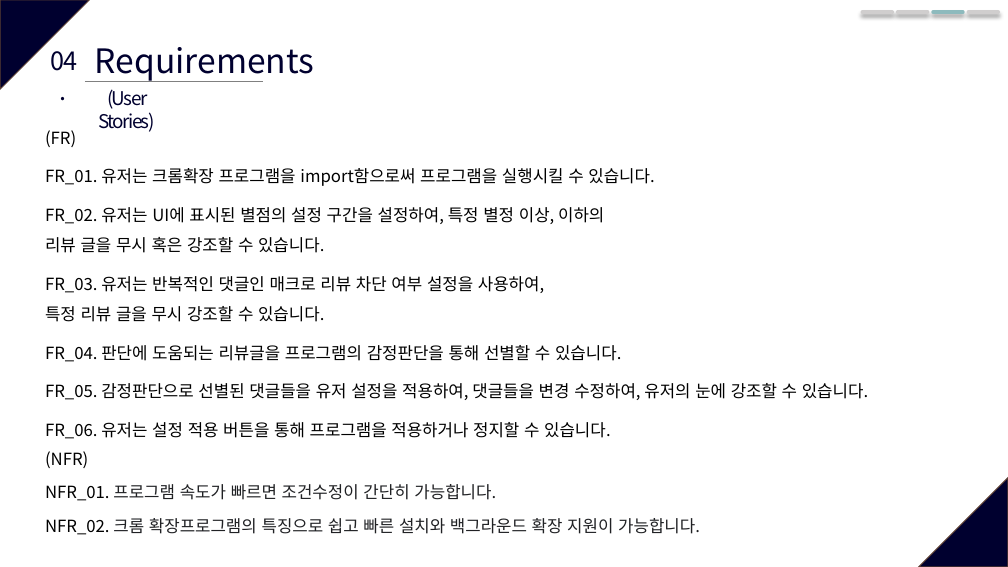
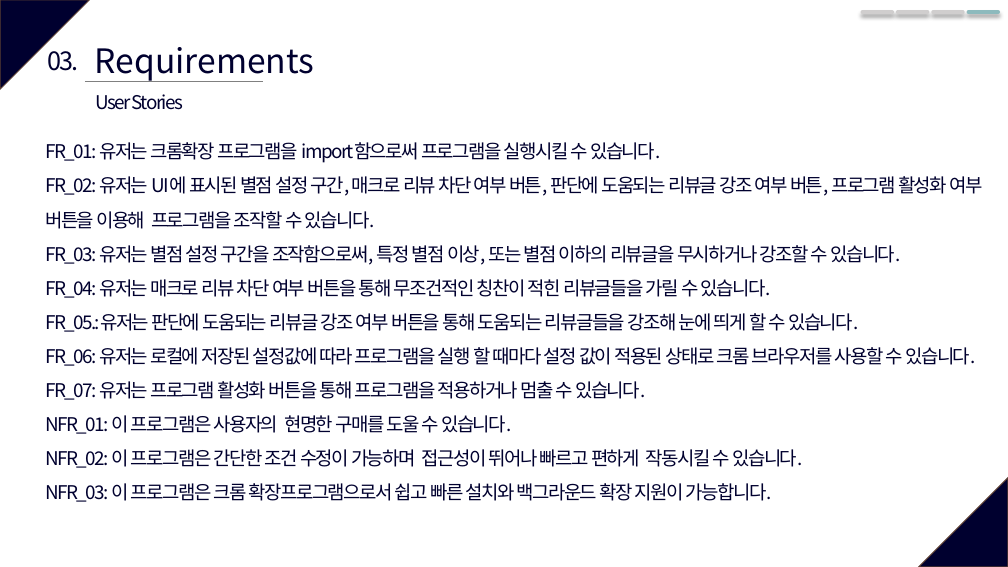
Before and after one commit to SWE-15-Team/Sentiment-Analysis-System, a slide deck: slide 10 of Checkpoint_1st.pptx (slide 9 before the commit). Drawn at 1008x567 pixels with LibreOffice and Linux fonts; fonts in the diff are those of the drawing. Boxes give left, top, right and bottom in pixels: in the first picture for what was removed or moved away, otherwise in the second. Text is boxed around its words. In the diff, an @@ line names an element or a change of style, - is before the commit and + after.

Commit message:
04_16_Checkpoint_1st_회의수정본

```diff
--- a/Checkpoint_1st.pptx
+++ b/Checkpoint_1st.pptx
@@ line moved from (969, 12) - (998, 12) to (933, 12) - (963, 12) @@
@@ line moved from (933, 12) - (963, 12) to (969, 12) - (998, 12) @@
@@ text added at bbox=[47, 51, 79, 71], 24 pt, text #00002F @@
+03.
@@ text removed at bbox=[51, 51, 77, 71] @@
-04.
@@ text at bbox=[95, 94, 183, 110]: text changed @@
-(User Stories)
+User Stories
@@ text at bbox=[45, 142, 982, 502]: text changed; size 16 to 18 pt; text colour #000000 to #00002F @@
-(FR)
-FR_01. 유저는 크롬확장 프로그램을 import함으로써 프로그램을 실행시킬 수 있습니다.
-FR_02. 유저는 UI에 표시된 별점의 설정 구간을 설정하여, 특정 별정 이상, 이하의
-리뷰 글을 무시 혹은 강조할 수 있습니다.
-FR_03. 유저는 반복적인 댓글인 매크로 리뷰 차단 여부 설정을 사용하여,
-특정 리뷰 글을 무시 강조할 수 있습니다.
-FR_04. 판단에 도움되는 리뷰글을 프로그램의 감정판단을 통해 선별할 수 있습니다.
-FR_05. 감정판단으로 선별된 댓글들을 유저 설정을 적용하여, 댓글들을 변경 수정하여, 유저의 눈에 강조할 수 있습니다.
-FR_06. 유저는 설정 적용 버튼을 통해 프로그램을 적용하거나 정지할 수 있습니다.
+  FR_01: 유저는 크롬확장 프로그램을 import함으로써 프로그램을 실행시킬 수 있습니다.
+  FR_02: 유저는 UI에 표시된 별점 설정 구간, 매크로 리뷰 차단 여부 버튼, 판단에 도움되는 리뷰글 강조 여부 버튼, 프로그램 활성화 여부 버튼을 이용해 프로그램을 조작할 수 있습니다.
+  FR_03: 유저는 별점 설정 구간을 조작함으로써, 특정 별점 이상, 또는 별점 이하의 리뷰글을 무시하거나 강조할 수 있습니다.
+  FR_04: 유저는 매크로 리뷰 차단 여부 버튼을 통해 무조건적인 칭찬이 적힌 리뷰글들을 가릴 수 있습니다.
+  FR_05.:유저는 판단에 도움되는 리뷰글 강조 여부 버튼을 통해 도움되는 리뷰글들을 강조해 눈에 띄게 할 수 있습니다.
+  FR_06: 유저는 로컬에 저장된 설정값에 따라 프로그램을 실행 할 때마다 설정 값이 적용된 상태로 크롬 브라우저를 사용할 수 있습니다.
+  FR_07: 유저는 프로그램 활성화 버튼을 통해 프로그램을 적용하거나 멈출 수 있습니다.
+  NFR_01: 이 프로그램은 사용자의 현명한 구매를 도울 수 있습니다.
+  NFR_02: 이 프로그램은 간단한 조건 수정이 가능하며 접근성이 뛰어나 빠르고 편하게 작동시킬 수 있습니다.
+  NFR_03: 이 프로그램은 크롬 확장프로그램으로서 쉽고 빠른 설치와 백그라운드 확장 지원이 가능합니다.
@@ text removed at bbox=[45, 451, 700, 535] @@
-(NFR)
-NFR_01. 프로그램 속도가 빠르면 조건수정이 간단히 가능합니다.
-NFR_02. 크롬 확장프로그램의 특징으로 쉽고 빠른 설치와 백그라운드 확장 지원이 가능합니다.
```
Also in this commit, not shown: 9 other slides changed, 9 slides added, 2 slides removed, 1 other file.
